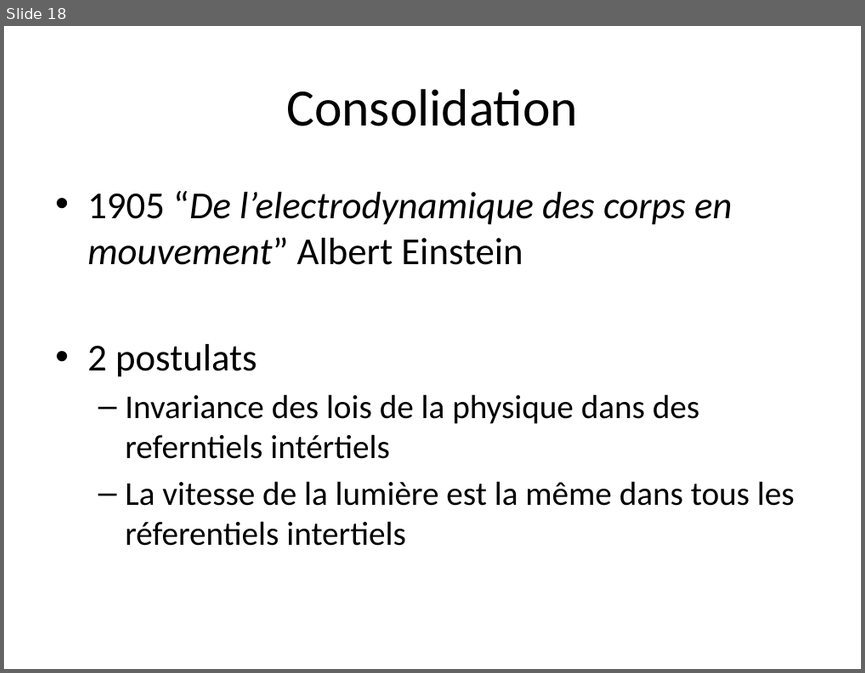
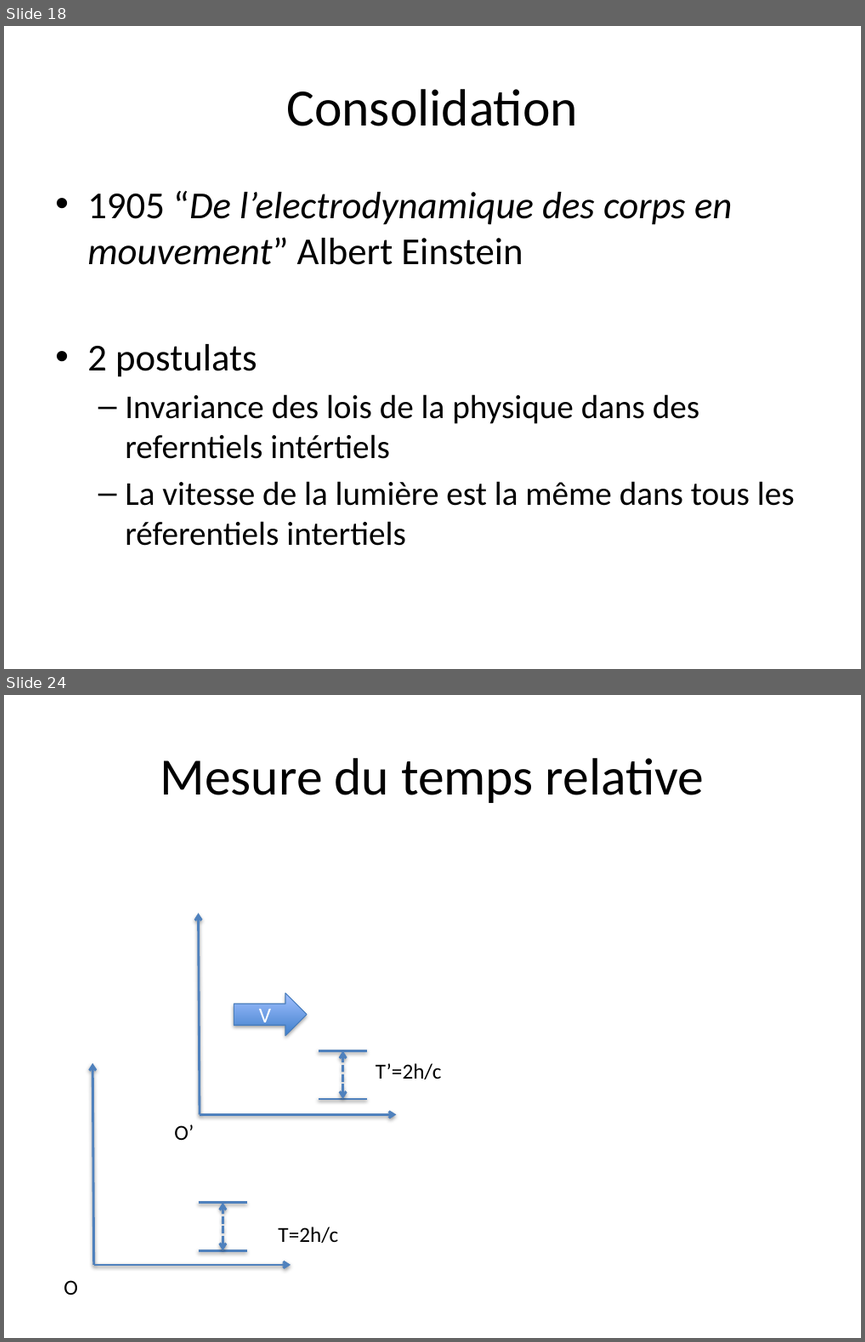
Before and after one commit to jraniero/relativity, a slide deck: Presentation1.pptx. Shown one above the other, each under a label of ours: slide 18 before the commit, slides 18 and 24 after it; the slides between them are not shown. The pictures are 865x673 and 865x1342 pixels, drawn with LibreOffice and Linux fonts; fonts in the diff are those of the drawing. Boxes give left, top, right and bottom in pixels: in the first picture for what was removed or moved away, otherwise in the second. Text is boxed around its words. In the diff, an @@ line names an element or a change of style, - is before the commit and + after.

Commit message:
added few slides

```diff
--- a/Presentation1.pptx
+++ b/Presentation1.pptx
@@ slide 24 added at box(4, 695, 861, 1338), background #FFFFFF @@
@@ title added at box(160, 758, 704, 803), 44 pt, text #000000 @@
+Mesure du temps relative
@@ arrow added from (200, 1114) to (199, 913), #4F81BD 2 pt @@
@@ right arrow added at box(234, 993, 307, 1036), fill gradient #3F80CE to #A4C4FF, outline #4B7EBC 0.75 pt, 18 pt, text #FFFFFF @@
+V
@@ line added from (318, 1050) to (367, 1050), #4F81BD 2 pt @@
@@ double arrow added from (342, 1099) to (342, 1050), #4F81BD 2 pt dashed @@
@@ arrow added from (94, 1265) to (92, 1062), #4F81BD 2 pt @@
@@ text added at box(375, 1063, 442, 1079), 18 pt, text #000000 @@
+T’=2h/c
@@ line added from (318, 1099) to (367, 1099), #4F81BD 2 pt @@
@@ text added at box(174, 1124, 194, 1140), 18 pt, text #000000 @@
+O’
@@ arrow added from (200, 1114) to (397, 1114), #4F81BD 2 pt @@
@@ line added from (199, 1202) to (246, 1202), #4F81BD 2 pt @@
@@ double arrow added from (222, 1250) to (222, 1202), #4F81BD 2 pt dashed @@
@@ text added at box(278, 1226, 338, 1242), 18 pt, text #000000 @@
+T=2h/c
@@ line added from (199, 1250) to (246, 1250), #4F81BD 2 pt @@
@@ text added at box(64, 1280, 78, 1294), 18 pt, text #000000 @@
+O
@@ arrow added from (94, 1265) to (290, 1265), #4F81BD 2 pt @@
```
Also in this commit, not shown: 7 other slides added.
